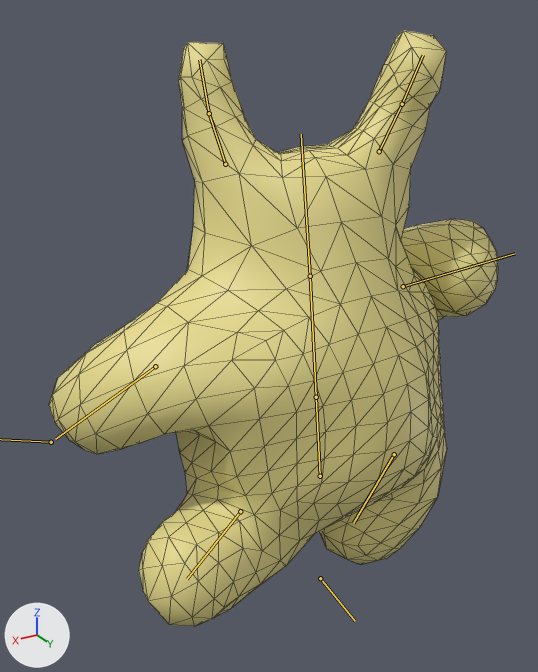
Two versions of the glTF model models/munchmes/munchme1.gltf, one commit apart.
Both versions are drawn from a 50 mm lens placed at (2.13, 2.97, 1.94), pointed at (0.26, -0.14, 0.39). Every picture has the same lights, and +X, +Y and +Z are marked at lower left. Both versions are drawn at frame 48 of the action 'Wriggle-loop'; the numbers are the values there. The bones that bend it are drawn over the model as lines. Mesh edges are drawn as thin lines.

Names of what the first picture shows: 'Body'.
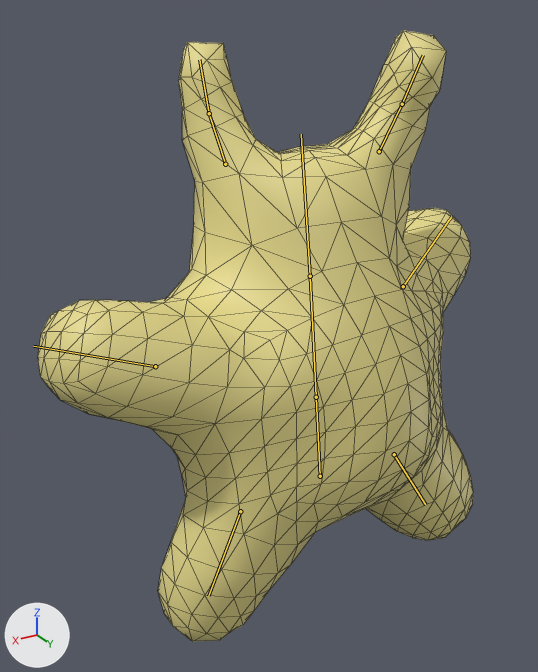
What changed in the scene script:
```text
Change bone_arm_r:
    where bone_arm_r = bpy.data.objects['Armature'].pose.bones['Arm.R']  # child of 'Torso'
    bone_arm_r.rotation_quaternion: (0.791, 0.587, 0.0, 0.17) -> (1.0, 0.0, 0.0, 0.0)  # degrees (72, -12, 16) -> degrees (0, 0, 0)
Change bone_arm_l:
    where bone_arm_l = bpy.data.objects['Armature'].pose.bones['Arm.L']  # child of 'Torso'
    bone_arm_l.rotation_quaternion: (0.757, -0.463, 0.0, 0.461) -> (1.0, 0.0, 0.0, 0.0)  # degrees (-51, 25, 51) -> degrees (0, 0, 0)
Change bone_leg_r:
    where bone_leg_r = bpy.data.objects['Armature'].pose.bones['Leg.R']  # child of 'Root'
    bone_leg_r.rotation_quaternion: (0.85, -0.075, 0.0, -0.522) -> (1.0, 0.0, 0.0, 0.0)  # degrees (-7, -4, -63) -> degrees (0, 0, 0)
Change bone_leg_l:
    where bone_leg_l = bpy.data.objects['Armature'].pose.bones['Leg.L']  # child of 'Root'
    bone_leg_l.rotation_quaternion: (-0.9, -0.241, 0.0, 0.362) -> (1.0, 0.0, 0.0, 0.0)  # degrees (26, 10, -42) -> degrees (0, 0, 0)
```

Boxes (x1, y1, x2, y2) around the edits, measured in the pictures (538 x 672 px):
'Body', posed: before (49, 30, 498, 626); after (38, 30, 473, 642)
bone 'Arm.R', root to tip: before (403, 286) to (515, 253); after (403, 286) to (451, 216)
bone 'Arm.L', root to tip: before (155, 366) to (55, 439); after (155, 366) to (33, 346)
bone 'Leg.R', root to tip: before (394, 454) to (353, 523); after (394, 454) to (425, 504)
bone 'Leg.L', root to tip: before (240, 511) to (187, 579); after (240, 511) to (208, 596)
